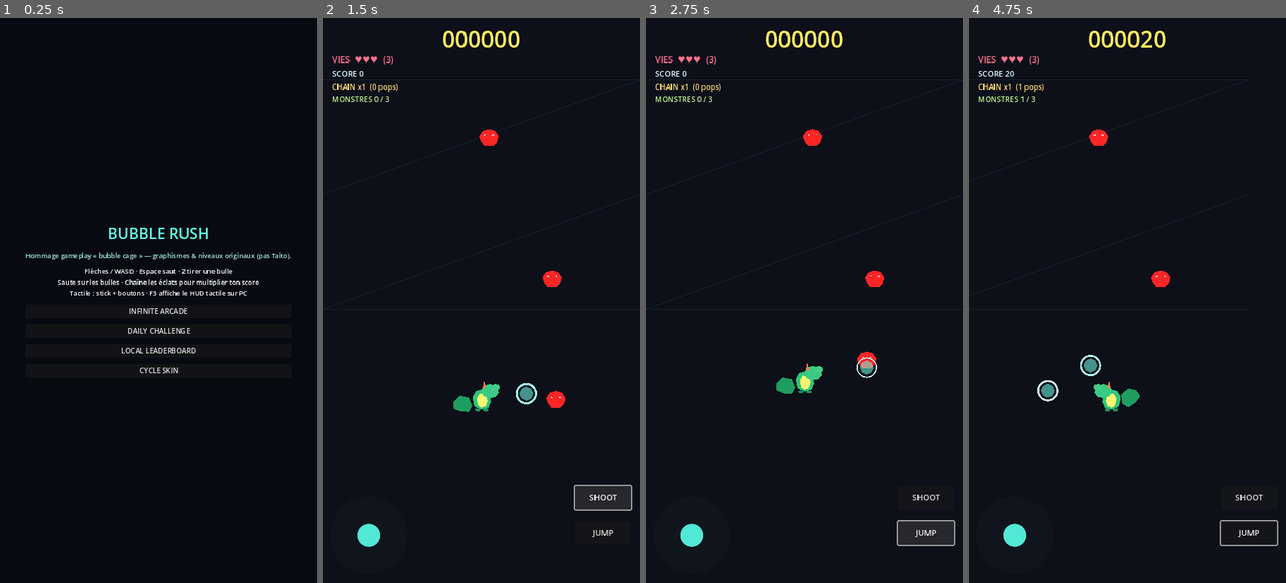
Above: before the commit, frames 1-4 (left to right).
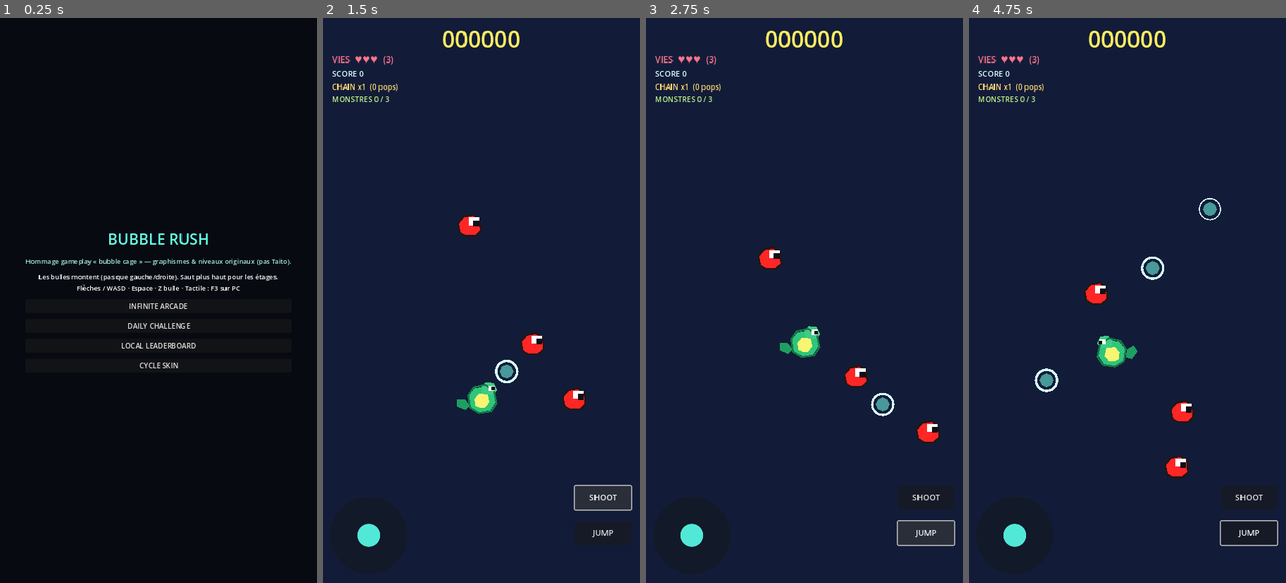
Above: after the commit, the same moments.

Repository: NateDjan/myapp
Game: Godot game, scene res://scenes/main.tscn
Two runs of this game, one before a commit and one after it. Both use one fixed random seed, a clock stepped at 60 frames per second and the inputs below.
Inputs (mouse positions are in pixels of both pictures, inside the frame that each line leads up to):
- Up to frame 1 (0.25 s): no input
- Up to frame 2 (1.5 s): click "INFINITE ARCADE" at 0.5 s; click "SHOOT" at 1.25 s
- Up to frame 3 (2.75 s): click "JUMP" at 2 s
- Up to frame 4 (4.75 s): tap Enter (ui_accept) at 2.75, 3.02 s; move the mouse to (1197, 272) at 2.77 s; hold Right (ui_right) 2.78-3.5 s; tap Z at 2.85, 4.35 s; click (1197, 272) at 2.92 s; drag from (1064, 328) to (1111, 413) at 3.52 s; move the mouse to (1159, 176) at 4.27 s; hold Left (ui_left) from 4.28 s (still down)

The runs differ from the first frame. In frame 1, 3.1% of the frame differs, in the area x 8-92%, y 37-63%; in frame 2, 94%; in frame 3, 94%; in frame 4, 95%, in the area x 0-100%, y 0-100%.

Commit message:
Fix bubbles rising (steer up + lob shot), lower platforms, stronger jump
- Bubble flight: diagonal-up shot, buoyancy steering toward ceiling, damp
  horizontal ping-pong; safety reset if vector collapses; optional timeout.
- Walls only flip X (drop brittle ceiling bounce); ring slightly larger.
- Player: jump -640, lob shot vector, slower bubble speed; simplified dragon
  silhouette with bold outline + single eye for readability.
- Enemy: chunky outline + one big eye; platforms lowered ~150px so tiers
  match jump arc; spawns and boss Y adjusted; calmer backdrop.

Co-authored-by: NateDjan <NateDjan@users.noreply.github.com>

Diff:
--- a/game/scenes/bubble.tscn
+++ b/game/scenes/bubble.tscn
@@ -3,7 +3,7 @@
 [ext_resource type="Script" path="res://scripts/bubble.gd" id="1_bubble"]
 
 [sub_resource type="CircleShape2D" id="CircleShape2D_bubble"]
-radius = 22.0
+radius = 24.0
 
 [node name="Bubble" type="CharacterBody2D"]
 collision_layer = 8
--- a/game/scenes/enemy.tscn
+++ b/game/scenes/enemy.tscn
@@ -3,35 +3,39 @@
 [ext_resource type="Script" path="res://scripts/enemy.gd" id="1_enemy"]
 
 [sub_resource type="CapsuleShape2D" id="CapsuleShape2D_enemy"]
-radius = 11.0
-height = 22.0
+radius = 12.0
+height = 24.0
 
 [node name="Enemy" type="CharacterBody2D"]
 collision_layer = 4
 collision_mask = 9
-floor_snap_length = 24.0
+floor_snap_length = 28.0
 script = ExtResource("1_enemy")
 
 [node name="CollisionShape2D" type="CollisionShape2D" parent="."]
-position = Vector2(0, 2)
+position = Vector2(0, 3)
 shape = SubResource("CapsuleShape2D_enemy")
 
+[node name="Outline" type="Line2D" parent="."]
+z_index = 2
+width = 3.5
+default_color = Color(0.15, 0.08, 0.05, 1)
+closed = true
+points = PackedVector2Array(-22, 14, -26, -6, -14, -22, 8, -26, 24, -14, 26, 10, 14, 22, -10, 22)
+
 [node name="Body" type="Polygon2D" parent="."]
-color = Color(1, 0.45, 0.35, 1)
-polygon = PackedVector2Array(-18, 6, -22, -6, -14, -18, 0, -22, 14, -18, 22, -6, 18, 8, 10, 16, -10, 16)
+z_index = 1
+color = Color(1, 0.48, 0.28, 1)
+polygon = PackedVector2Array(-20, 14, -24, -6, -12, -20, 10, -24, 22, -12, 24, 10, 12, 20, -8, 20)
 
-[node name="EyeL" type="Polygon2D" parent="."]
+[node name="Eye" type="Polygon2D" parent="."]
+z_index = 3
+position = Vector2(8, -12)
 color = Color(1, 1, 1, 1)
-polygon = PackedVector2Array(-11, -10, -7, -10, -7, -6, -11, -6)
+polygon = PackedVector2Array(-10, -8, 14, -8, 14, 10, -10, 10)
 
-[node name="EyeR" type="Polygon2D" parent="."]
-color = Color(1, 1, 1, 1)
-polygon = PackedVector2Array(7, -10, 11, -10, 11, -6, 7, -6)
-
-[node name="PupilL" type="Polygon2D" parent="."]
-color = Color(0.08, 0.08, 0.12, 1)
-polygon = PackedVector2Array(-10, -9, -8, -9, -8, -7, -10, -7)
-
-[node name="PupilR" type="Polygon2D" parent="."]
-color = Color(0.08, 0.08, 0.12, 1)
-polygon = PackedVector2Array(8, -9, 10, -9, 10, -7, 8, -7)
+[node name="Pupil" type="Polygon2D" parent="."]
+z_index = 4
+position = Vector2(14, -8)
+color = Color(0.06, 0.06, 0.1, 1)
+polygon = PackedVector2Array(-5, -5, 8, -5, 8, 8, -5, 8)
--- a/game/scenes/main.tscn
+++ b/game/scenes/main.tscn
@@ -56,31 +56,25 @@
 offset_top = -120.0
 offset_right = 840.0
 offset_bottom = 1400.0
-color = Color(0.05, 0.06, 0.1, 1)
-
-[node name="NeonGrid" type="Line2D" parent="GameWorld/World"]
-z_index = -4
-width = 1.5
-default_color = Color(0.2, 0.85, 0.75, 0.12)
-points = PackedVector2Array(0, 260, 720, 260, 0, 520, 720, 520, 0, 780, 720, 780)
+color = Color(0.07, 0.11, 0.22, 1)
 
 [node name="Platforms" type="StaticBody2D" parent="GameWorld/World"]
 collision_layer = 1
 
 [node name="P_L" type="CollisionShape2D" parent="GameWorld/World/Platforms"]
-position = Vector2(170, 738)
+position = Vector2(170, 886)
 shape = SubResource("Rect_plat_long")
 
 [node name="P_R" type="CollisionShape2D" parent="GameWorld/World/Platforms"]
-position = Vector2(550, 738)
+position = Vector2(550, 886)
 shape = SubResource("Rect_plat_long")
 
 [node name="P_MID" type="CollisionShape2D" parent="GameWorld/World/Platforms"]
-position = Vector2(360, 578)
+position = Vector2(360, 752)
 shape = SubResource("Rect_plat_wide")
 
 [node name="P_TOP" type="CollisionShape2D" parent="GameWorld/World/Platforms"]
-position = Vector2(360, 418)
+position = Vector2(360, 618)
 shape = SubResource("Rect_plat_mid")
 
 [node name="SpawnPoints" type="Node2D" parent="GameWorld/World"]
@@ -95,19 +89,19 @@
 position = Vector2(360, 968)
 
 [node name="L1" type="Marker2D" parent="GameWorld/World/SpawnPoints"]
-position = Vector2(170, 708)
+position = Vector2(170, 848)
 
 [node name="R1" type="Marker2D" parent="GameWorld/World/SpawnPoints"]
-position = Vector2(550, 708)
+position = Vector2(550, 848)
 
 [node name="M1" type="Marker2D" parent="GameWorld/World/SpawnPoints"]
-position = Vector2(360, 548)
+position = Vector2(360, 708)
 
 [node name="M2" type="Marker2D" parent="GameWorld/World/SpawnPoints"]
-position = Vector2(240, 548)
+position = Vector2(240, 708)
 
 [node name="T1" type="Marker2D" parent="GameWorld/World/SpawnPoints"]
-position = Vector2(360, 388)
+position = Vector2(360, 578)
 
 [node name="Player" parent="GameWorld/World" instance=ExtResource("4_pl")]
 position = Vector2(360, 965)
@@ -168,9 +162,8 @@
 [node name="Hint" type="Label" parent="CanvasTitle/CenterContainer/VBoxContainer"]
 horizontal_alignment = 1
 theme_override_font_sizes/font_size = 15
-text = "Flèches / WASD · Espace saut · Z tirer une bulle
-Saute sur les bulles · Chaîne les éclats pour multiplier ton score
-Tactile : stick + boutons · F3 affiche le HUD tactile sur PC"
+text = "Les bulles montent (pas que gauche/droite). Saut plus haut pour les étages.
+Flèches / WASD · Espace · Z bulle · Tactile : F3 sur PC"
 
 [node name="Arcade" type="Button" parent="CanvasTitle/CenterContainer/VBoxContainer"]
 text = "INFINITE ARCADE"
--- a/game/scenes/player.tscn
+++ b/game/scenes/player.tscn
@@ -3,67 +3,62 @@
 [ext_resource type="Script" path="res://scripts/player.gd" id="1_player"]
 
 [sub_resource type="CapsuleShape2D" id="CapsuleShape2D_player"]
-radius = 12.0
-height = 22.0
+radius = 13.0
+height = 26.0
 
 [node name="Player" type="CharacterBody2D"]
 collision_layer = 2
 collision_mask = 9
 floor_stop_on_slope = true
-floor_snap_length = 48.0
+floor_snap_length = 52.0
 script = ExtResource("1_player")
 
 [node name="Flip" type="Node2D" parent="."]
 
-[node name="Tail" type="Polygon2D" parent="Flip"]
-z_index = -2
-position = Vector2(-14, 6)
-color = Color(0.12, 0.62, 0.38, 1)
-polygon = PackedVector2Array(-36, 14, -52, 4, -48, -12, -32, -22, -12, -14, -8, 6, -18, 18)
+[node name="Outline" type="Line2D" parent="Flip"]
+z_index = 4
+width = 4.0
+default_color = Color(0.05, 0.15, 0.08, 1)
+closed = true
+points = PackedVector2Array(-26, 18, -30, -10, -18, -28, 8, -34, 28, -22, 34, 8, 22, 26, -6, 30)
 
 [node name="Body" type="Polygon2D" parent="Flip"]
-z_index = 0
-color = Color(0.18, 0.78, 0.48, 1)
-polygon = PackedVector2Array(-16, 14, -20, -6, -12, -20, 4, -24, 18, -18, 22, 4, 16, 18, 2, 22, -10, 18)
+z_index = 1
+color = Color(0.22, 0.82, 0.48, 1)
+polygon = PackedVector2Array(-24, 18, -28, -10, -16, -26, 10, -30, 28, -20, 32, 6, 20, 24, -4, 28)
 
 [node name="Belly" type="Polygon2D" parent="Flip"]
-z_index = 1
-color = Color(0.98, 0.96, 0.45, 1)
-polygon = PackedVector2Array(-8, 12, -10, -4, -4, -14, 10, -12, 14, 2, 10, 14, 0, 18)
+z_index = 2
+color = Color(1, 0.94, 0.42, 1)
+polygon = PackedVector2Array(-14, 14, -16, -2, -6, -14, 14, -12, 18, 6, 8, 18, -4, 18)
 
 [node name="Head" type="Polygon2D" parent="Flip"]
-z_index = 2
-position = Vector2(10, -18)
-color = Color(0.2, 0.82, 0.52, 1)
-polygon = PackedVector2Array(-6, 8, -10, -4, -4, -14, 10, -18, 24, -12, 30, 2, 22, 12, 8, 14, -4, 10)
+z_index = 3
+position = Vector2(14, -26)
+color = Color(0.28, 0.88, 0.55, 1)
+polygon = PackedVector2Array(-12, 12, -14, -4, -4, -14, 14, -12, 22, 4, 12, 14, -4, 14)
 
-[node name="Snout" type="Polygon2D" parent="Flip"]
-z_index = 3
-position = Vector2(28, -24)
-color = Color(0.22, 0.85, 0.55, 1)
-polygon = PackedVector2Array(-4, 6, 8, 4, 14, -2, 12, -10, 2, -12, -8, -4)
+[node name="Eye" type="Polygon2D" parent="Flip"]
+z_index = 5
+position = Vector2(22, -28)
+color = Color(1, 1, 1, 1)
+polygon = PackedVector2Array(-6, -4, 8, -4, 8, 8, -6, 8)
 
-[node name="Horn" type="Polygon2D" parent="Flip"]
-z_index = 3
-position = Vector2(6, -36)
-color = Color(0.95, 0.5, 0.28, 1)
-polygon = PackedVector2Array(-3, 10, 0, -8, 5, 10)
+[node name="Pupil" type="Polygon2D" parent="Flip"]
+z_index = 6
+position = Vector2(26, -26)
+color = Color(0.05, 0.05, 0.08, 1)
+polygon = PackedVector2Array(-3, -3, 5, -3, 5, 5, -3, 5)
 
-[node name="FootL" type="Polygon2D" parent="Flip"]
-z_index = 1
-position = Vector2(-8, 20)
-color = Color(0.14, 0.55, 0.34, 1)
-polygon = PackedVector2Array(-6, 0, 6, 0, 5, 6, -5, 6)
-
-[node name="FootR" type="Polygon2D" parent="Flip"]
-z_index = 1
-position = Vector2(10, 20)
-color = Color(0.14, 0.55, 0.34, 1)
-polygon = PackedVector2Array(-6, 0, 6, 0, 5, 6, -5, 6)
+[node name="Tail" type="Polygon2D" parent="Flip"]
+z_index = 0
+position = Vector2(-22, 4)
+color = Color(0.16, 0.62, 0.38, 1)
+polygon = PackedVector2Array(-18, 16, -36, 4, -32, -12, -14, -8, -6, 8)
 
 [node name="CollisionShape2D" type="CollisionShape2D" parent="."]
-position = Vector2(2, 4)
+position = Vector2(2, 2)
 shape = SubResource("CapsuleShape2D_player")
 
 [node name="Muzzle" type="Marker2D" parent="."]
-position = Vector2(34, -14)
+position = Vector2(38, -18)
--- a/game/scripts/bubble.gd
+++ b/game/scripts/bubble.gd
@@ -1,19 +1,22 @@
 extends CharacterBody2D
-## Bubble Bobble–style bubble: thick outline, trapped monster floats upward.
+## Bulle qui **monte** : dérive vers le haut + tir en diagonale haute (pas ping-pong horizontal infini).
 
 signal enemy_trapped(bubble: Node, enemy: Node)
 signal bubble_popped(bubble: Node, world_pos: Vector2)
 
-const FLOAT_SPEED := 52.0
+const FLOAT_SPEED := 56.0
 const ENEMY_STATE_BUBBLED := 2
+const BUOY_STEER := 0.11 ## Vers où on pousse la direction chaque frame (vers le haut).
+const HORIZ_DAMP := 0.985 ## Réduit peu à peu le va-et-vient horizontal.
 
 var dir: Vector2 = Vector2.RIGHT
-var speed: float = 340.0
+var speed: float = 300.0
 var electric: bool = false
 var trapped_enemy: Node = null
 var _alive: bool = true
 var _platform_enabled: bool = false
 var _pulse_t: float = 0.0
+var _flight_time: float = 0.0
 
 @onready var collider: CollisionShape2D = $CollisionShape2D
 @onready var visual: Polygon2D = $Polygon2D
@@ -36,14 +39,14 @@
 	if ring == null:
 		return
 	var pts: PackedVector2Array = []
-	var segs := 20
-	var rad := 22.0
+	var segs := 24
+	var rad := 24.0
 	for i in segs + 1:
 		var a := TAU * float(i) / float(segs)
 		pts.append(Vector2(cos(a), sin(a)) * rad)
 	ring.points = pts
-	ring.width = 4.0
-	ring.default_color = Color(0.55, 1.0, 0.95, 0.95)
+	ring.width = 5.0
+	ring.default_color = Color(0.95, 1.0, 1.0, 1.0)
 	ring.closed = true
 
 
@@ -52,9 +55,8 @@
 		return
 	_pulse_t += delta
 	if ring:
-		var w := 3.6 + sin(_pulse_t * 7.0) * 1.3
+		var w := 4.2 + sin(_pulse_t * 6.0) * 1.5
 		ring.width = w
-		ring.default_color = ring.default_color.lerp(Color(0.85, 1.0, 1.0, 1.0), 0.03)
 
 
 func configure(
@@ -63,42 +65,66 @@
 	giant: bool,
 	is_electric: bool
 ) -> void:
+	_flight_time = 0.0
 	dir = shot_dir.normalized()
+	# Forcer une composante vers le haut si le tir est trop plat
+	if dir.y > -0.15:
+		dir = Vector2(dir.x, -0.65).normalized()
 	speed = shot_speed
 	electric = is_electric
 	if giant:
-		scale = Vector2(1.65, 1.65)
-		speed *= 0.9
+		scale = Vector2(1.55, 1.55)
+		speed *= 0.92
 	if visual:
 		visual.color = visual.color.lerp(Color(1.0, 0.55, 0.95), 0.35 if giant else 0.0)
 		if electric:
 			visual.color = Color(1.0, 0.95, 0.35, 0.65)
 	if ring:
 		if giant:
-			ring.scale = Vector2(1.15, 1.15)
-		ring.default_color = Color(1.0, 0.65, 0.95, 0.95) if giant else Color(0.55, 1.0, 0.95, 0.95)
+			ring.scale = Vector2(1.12, 1.12)
+		ring.default_color = Color(1.0, 0.65, 0.95, 0.95) if giant else Color(0.85, 1.0, 1.0, 1.0)
 		if electric:
 			ring.default_color = Color(1.0, 0.95, 0.35, 1.0)
 
 
-func _physics_process(_delta: float) -> void:
+func _physics_process(delta: float) -> void:
 	if not _alive:
 		return
 	if trapped_enemy != null:
-		velocity = Vector2(0, -FLOAT_SPEED)
+		velocity = Vector2(0.0, -FLOAT_SPEED)
 		move_and_slide()
 		return
 
+	_flight_time += delta
+	# Monte toujours un peu : objectif diagonale haut + vers le côté du dernier rebond
+	var side := signf(dir.x)
+	if absf(side) < 0.1:
+		side = 1.0
+	var up_bias := Vector2(side * 0.42, -1.0).normalized()
+	dir = dir.lerp(up_bias, BUOY_STEER * 60.0 * delta).normalized()
+	dir.x *= HORIZ_DAMP
+	dir = dir.normalized()
+	if dir.length_squared() < 0.04:
+		dir = Vector2(side * 0.45, -0.92).normalized()
+
 	velocity = dir * speed
 	move_and_slide()
+
 	for i in get_slide_collision_count():
 		var col := get_slide_collision(i)
 		var collider_node := col.get_collider()
 		if collider_node and collider_node.is_in_group("enemies"):
 			_try_trap(collider_node)
-			break
+			return
 		var n := col.get_normal()
-		dir = dir.bounce(n).normalized()
+		if absf(n.x) > 0.52:
+			dir.x *= -1.0
+			dir.y = minf(dir.y, -0.38)
+			dir = dir.normalized()
+
+	# Sécurité : pas de bulle piégée en ping-pong 40s
+	if _flight_time > 36.0:
+		queue_free()
 
 
 func _try_trap(enemy: Node) -> void:
@@ -124,10 +150,10 @@
 	plate.collision_mask = 0
 	var cs := CollisionShape2D.new()
 	var sh := RectangleShape2D.new()
-	sh.size = Vector2(56.0 * scale.x, 12.0)
+	sh.size = Vector2(58.0 * scale.x, 12.0)
 	cs.shape = sh
 	cs.one_way_collision = true
-	cs.position = Vector2(0, -13.0 * scale.y)
+	cs.position = Vector2(0, -14.0 * scale.y)
 	plate.add_child(cs)
 	add_child(plate)
 
--- a/game/scripts/enemy.gd
+++ b/game/scripts/enemy.gd
@@ -20,8 +20,6 @@
 var _player: CharacterBody2D
 
 @onready var visual: Polygon2D = $Body
-@onready var eye_l: Polygon2D = $EyeL
-@onready var eye_r: Polygon2D = $EyeR
 
 
 func _ready() -> void:
@@ -144,10 +142,6 @@
 	var hue := fposmod(float(hash(str(global_position))), 1.0)
 	var body_col := Color.from_hsv(hue, 0.85, 1.0, 1.0)
 	visual.color = body_col
-	if eye_l:
-		eye_l.color = Color(1.0, 1.0, 1.0, 1.0)
-	if eye_r:
-		eye_r.color = Color(1.0, 1.0, 1.0, 1.0)
 	if is_boss:
 		visual.color = Color(1.0, 0.25, 0.45, 1.0)
 		scale = Vector2(2.4, 2.4)
--- a/game/scripts/level_manager.gd
+++ b/game/scripts/level_manager.gd
@@ -109,7 +109,7 @@
 	e.hp = e.max_hp
 	enemies_holder.add_child(e)
 	_bind_enemy(e)
-	e.global_position = Vector2(360, 368)
+	e.global_position = Vector2(360, 548)
 
 
 func _spawn_enemy(_is_extra: bool) -> void:
--- a/game/scripts/player.gd
+++ b/game/scripts/player.gd
@@ -3,8 +3,8 @@
 
 const BUBBLE_SCENE := preload("res://scenes/bubble.tscn")
 
-@export var base_speed: float = 300.0
-@export var jump_velocity: float = -400.0
+@export var base_speed: float = 290.0
+@export var jump_velocity: float = -640.0
 @export var shoot_cooldown: float = 0.26
 
 ## Invulnérabilité après dégât (réglée par LevelManager).
@@ -22,14 +22,11 @@
 
 @onready var muzzle: Marker2D = $Muzzle
 @onready var flip: Node2D = $Flip
+@onready var outline: Line2D = $Flip/Outline
 @onready var tail_poly: Polygon2D = $Flip/Tail
 @onready var body_poly: Polygon2D = $Flip/Body
 @onready var belly_poly: Polygon2D = $Flip/Belly
 @onready var head_poly: Polygon2D = $Flip/Head
-@onready var snout_poly: Polygon2D = $Flip/Snout
-@onready var horn_poly: Polygon2D = $Flip/Horn
-@onready var foot_l: Polygon2D = $Flip/FootL
-@onready var foot_r: Polygon2D = $Flip/FootR
 
 
 func _input(event: InputEvent) -> void:
@@ -70,7 +67,7 @@
 	if dir != 0.0:
 		facing = signf(dir)
 	if muzzle:
-		muzzle.position.x = 34.0 * facing
+		muzzle.position.x = 38.0 * facing
 	if flip:
 		flip.scale.x = facing
 	velocity.x = move_toward(velocity.x, dir * sp, sp * 14.0 * delta)
@@ -126,8 +123,9 @@
 
 func _shoot_bubbles() -> void:
 	var count := maxi(1, _multi_shots)
-	var spread := deg_to_rad(10.0)
-	var base_dir := Vector2(facing, 0)
+	var spread := deg_to_rad(8.0)
+	# Tir diagonale **haute** (monte tout seul), pas horizontal pur.
+	var base_dir := Vector2(facing * 0.42, -0.91).normalized()
 	for i in count:
 		var ang := spread * (float(i) - float(count - 1) * 0.5)
 		var d := base_dir.rotated(ang)
@@ -148,7 +146,7 @@
 	else:
 		get_parent().add_child(bubble)
 	bubble.global_position = muzzle.global_position
-	var spd := 340.0 * (0.92 if _slow_timer > 0.0 else 1.0)
+	var spd := 290.0 * (0.92 if _slow_timer > 0.0 else 1.0)
 	if bubble.has_method("configure"):
 		bubble.call("configure", d, spd, _next_giant, _next_electric)
 	_next_giant = false
@@ -203,12 +201,10 @@
 func _set_dragon_colors(body: Color, belly: Color, tail_dark: Color) -> void:
 	body_poly.color = body
 	belly_poly.color = belly
-	head_poly.color = body.lightened(0.06)
-	snout_poly.color = body.lightened(0.1)
-	horn_poly.color = Color(0.95, 0.52, 0.28, 1.0)
+	head_poly.color = body.lightened(0.08)
 	tail_poly.color = tail_dark
-	foot_l.color = tail_dark.darkened(0.05)
-	foot_r.color = tail_dark.darkened(0.05)
+	if outline:
+		outline.default_color = tail_dark.darkened(0.25)
 
 
 func is_damage_invulnerable() -> bool:
